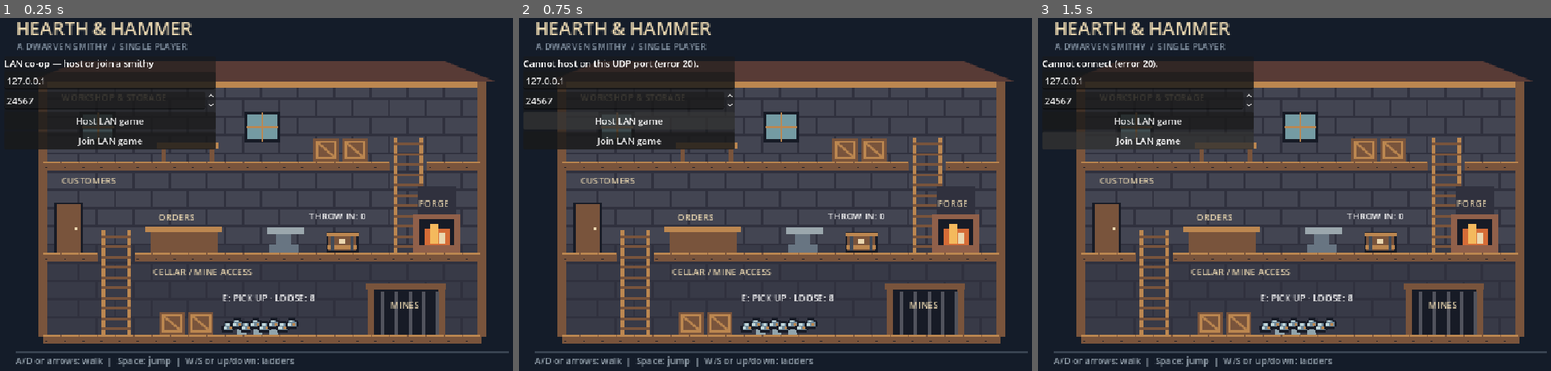
Above: before the commit, frames 1-3 (left to right).
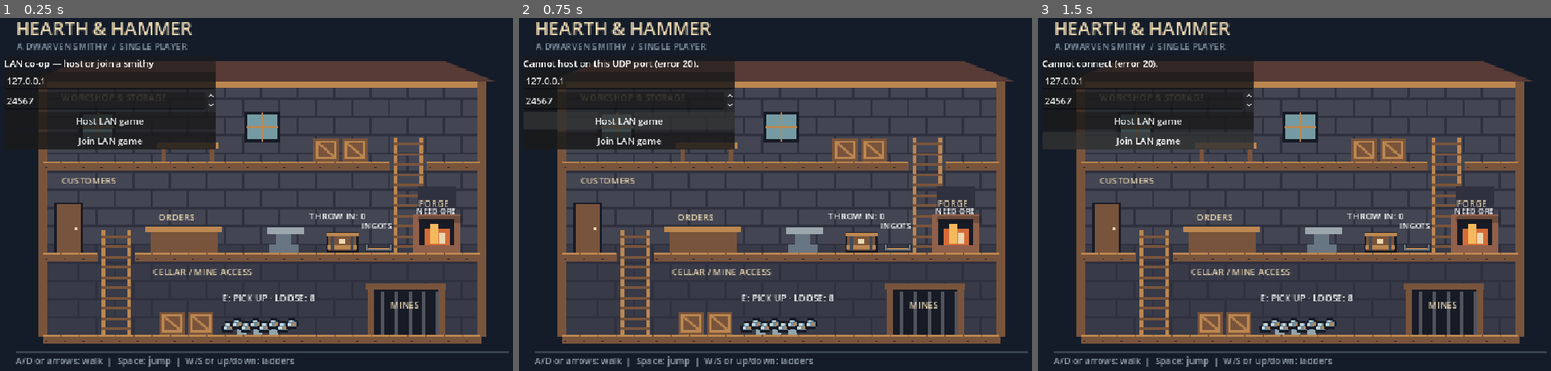
Above: after the commit, the same moments.

Repository: CobaltJT/testproj
Game: Godot game, scene res://scenes/session.tscn
Two runs of this game, one before a commit and one after it. Both use one fixed random seed, a clock stepped at 60 frames per second and the inputs below.
Inputs:
- Up to frame 1 (0.25 s): no input
- Up to frame 2 (0.75 s): click "Host LAN game" at 0.5 s
- Up to frame 3 (1.5 s): click "Join LAN game" at 1.25 s

The runs differ from the first frame. In frame 1, 0.3% of the frame differs, in the area x 70-90%, y 53-67%; in frame 2, 0.3%; in frame 3, 0.3%.

Commit message:
Add five-second shared forge jobs and physical ingot output

Diff:
--- /dev/null
+++ b/assets/textures/ingot.svg
@@ -0,0 +1 @@
+<svg xmlns="http://www.w3.org/2000/svg" width="12" height="10" viewBox="0 0 12 10" shape-rendering="crispEdges"><path fill="#171b26" d="M3 1h6l3 6v2H0V7z"/><path fill="#91aeb7" d="M3 2h6l2 5H1z"/><path fill="#d5e7e6" d="M3 2h6v2H3z"/><path fill="#566e82" d="M1 7h10v1H1z"/></svg>
--- /dev/null
+++ b/assets/textures/output_tray.svg
@@ -0,0 +1 @@
+<svg xmlns="http://www.w3.org/2000/svg" width="24" height="7" viewBox="0 0 24 7" shape-rendering="crispEdges"><path fill="#171b26" d="M0 0h3v3h18V0h3v7H0z"/><path fill="#687582" d="M1 1h1v3h20V1h1v5H1z"/><path fill="#bc8750" d="M3 4h18v1H3z"/></svg>
--- /dev/null
+++ b/scenes/forge_station.tscn
@@ -0,0 +1,35 @@
+[gd_scene load_steps=3 format=3]
+[ext_resource type="Texture2D" path="res://assets/textures/output_tray.svg" id="1"]
+[sub_resource type="RectangleShape2D" id="Tray"]
+size = Vector2(24, 3)
+[node name="ForgeStation" type="Node2D"]
+[node name="WorkLabel" type="Label" parent="."]
+offset_left = 375.0
+offset_top = 174.0
+theme_override_font_sizes/font_size = 7
+text = "HOLD E · 5s"
+mouse_filter = 2
+[node name="Progress" type="ProgressBar" parent="."]
+offset_left = 376.0
+offset_top = 184.0
+offset_right = 416.0
+offset_bottom = 190.0
+max_value = 5.0
+show_percentage = false
+mouse_filter = 2
+[node name="Tray" type="Sprite2D" parent="."]
+position = Vector2(342, 211.5)
+texture_filter = 1
+texture = ExtResource("1")
+[node name="TrayLabel" type="Label" parent="."]
+offset_left = 327.0
+offset_top = 187.0
+theme_override_font_sizes/font_size = 7
+text = "INGOTS"
+mouse_filter = 2
+[node name="TrayBody" type="StaticBody2D" parent="."]
+collision_layer = 8
+collision_mask = 4
+[node name="Shape" type="CollisionShape2D" parent="TrayBody"]
+position = Vector2(342, 212.5)
+shape = SubResource("Tray")
--- /dev/null
+++ b/scripts/forge_state.gd
@@ -0,0 +1,36 @@
+extends RefCounted
+## One shared job. Work time advances once per host tick, regardless of helpers.
+const DURATION := 5.0
+var piece := -1
+var progress := 0.0
+var worker := 0
+
+func step(delta: float, eligible: Array[int], ore: RefCounted) -> Dictionary:
+	var result := {"started": -1, "finished": -1}
+	if worker not in eligible:
+		worker = eligible[0] if not eligible.is_empty() else 0
+	if worker == 0:
+		return result
+	if piece == -1:
+		piece = ore.begin_smelting()
+		if piece == -1:
+			worker = 0
+			return result
+		result.started = piece
+	if piece != -1:
+		progress = minf(DURATION, progress + delta)
+		if progress >= DURATION - 0.00001:
+			result.finished = piece
+			ore.finish_smelting(piece)
+			piece = -1
+			progress = 0.0
+			worker = 0
+	return result
+
+func snapshot() -> Dictionary:
+	return {"piece": piece, "progress": progress, "worker": worker}
+
+func restore(state: Dictionary) -> void:
+	piece = state.piece
+	progress = state.progress
+	worker = state.worker
--- a/scripts/ore_state.gd
+++ b/scripts/ore_state.gd
@@ -5,11 +5,15 @@
 
 func _init() -> void:
 	for id in range(INITIAL_ORE):
-		pieces[id] = {"owner": 0, "stored": false}
+		pieces[id] = {"owner": 0, "stored": false, "processing": false, "kind": "ore"}
 
 var available: int:
 	get:
-		return INITIAL_ORE - deposited - carriers.size()
+		var count := 0
+		for id in pieces:
+			if is_loose(id):
+				count += 1
+		return count
 var deposited: int:
 	get:
 		var count := 0
@@ -32,7 +36,7 @@
 	return -1
 
 func is_loose(id: int) -> bool:
-	return pieces.has(id) and pieces[id].owner == 0 and not pieces[id].stored
+	return pieces.has(id) and pieces[id].owner == 0 and not pieces[id].stored and not pieces[id].processing
 
 func pickup(player: int, id: int) -> bool:
 	if player <= 0 or carried_by(player) != -1 or not is_loose(id):
@@ -47,7 +51,7 @@
 	return id
 
 func store(id: int) -> bool:
-	if not is_loose(id):
+	if not is_loose(id) or pieces[id].kind != "ore":
 		return false
 	pieces[id].stored = true
 	return true
@@ -57,3 +61,16 @@
 
 func restore(state: Dictionary) -> void:
 	pieces = state.duplicate(true)
+
+func begin_smelting() -> int:
+	for id in pieces:
+		if pieces[id].stored and pieces[id].kind == "ore":
+			pieces[id].stored = false
+			pieces[id].processing = true
+			return id
+	return -1
+
+func finish_smelting(id: int) -> void:
+	if pieces.has(id) and pieces[id].processing:
+		pieces[id].processing = false
+		pieces[id].kind = "ingot"
--- a/scripts/session.gd
+++ b/scripts/session.gd
@@ -4,6 +4,14 @@
 const WORLD = preload("res://scenes/smithy.tscn")
 const ORE_STATE = preload("res://scripts/ore_state.gd")
 const ORE_BODY = preload("res://scenes/ore_piece.tscn")
+const FORGE_STATE = preload("res://scripts/forge_state.gd")
+const ORE_TEXTURE = preload("res://assets/textures/ore.svg")
+const INGOT_TEXTURE = preload("res://assets/textures/ingot.svg")
+const FORGE_POSITION := Vector2(393, 216)
+const OUTPUT_POSITION := Vector2(342, 197)
+var forge = FORGE_STATE.new()
+var forge_station: Node2D
+var work_held: Dictionary = {}
 var ore = ORE_STATE.new()
 var ore_bodies: Dictionary = {}
 var throw_grace: Dictionary = {}
@@ -29,6 +37,8 @@
 	world.get_node("Player").free()
 	stations = preload("res://scenes/ore_stations.tscn").instantiate()
 	world.add_child(stations)
+	forge_station = preload("res://scenes/forge_station.tscn").instantiate()
+	world.add_child(forge_station)
 	reset_ore(false)
 	var layer := CanvasLayer.new()
 	add_child(layer)
@@ -125,6 +135,7 @@
 	spawn_player.rpc(id, Vector2(210 + (players.size() % 6) * 22, 216))
 	receive_ore.rpc_id(id, ore.snapshot())
 	receive_ore_motion.rpc_id(id, ore_motion())
+	receive_forge.rpc_id(id, forge.snapshot())
 
 @rpc("authority", "call_local", "reliable")
 func spawn_player(id: int, at: Vector2) -> void:
@@ -150,7 +161,7 @@
 	refresh_ore()
 	update_status()
 
-func _physics_process(_delta: float) -> void:
+func _physics_process(delta: float) -> void:
 	if not active or not players.has(multiplayer.get_unique_id()):
 		return
 	if Input.is_action_just_pressed("throw_ore") or Input.is_action_just_pressed("drop_ore"):
@@ -169,10 +180,13 @@
 	var climb := Input.is_action_pressed("climb_up") or Input.is_action_pressed("climb_down")
 	if multiplayer.is_server():
 		step_ore()
+		work_held[1] = Input.is_action_pressed("interact")
 		apply_controls(1, axis, jump, climb)
 		for id in last_input:
 			if Time.get_ticks_msec() - last_input[id] > 500 and players.has(id):
 				apply_controls(id, Vector2.ZERO, false, false)
+				work_held[id] = false
+		step_forge(delta)
 		tick += 1
 		if tick % 3 == 0:
 			var state: Array = []
@@ -181,8 +195,9 @@
 				state.append([id, dwarf.position, dwarf.velocity, dwarf.climbing, dwarf.sprite.flip_h])
 			receive_state.rpc(state)
 			receive_ore_motion.rpc(ore_motion())
+			receive_forge.rpc(forge.snapshot())
 	else:
-		send_controls.rpc_id(1, axis, jump, climb)
+		send_controls.rpc_id(1, axis, jump, climb, Input.is_action_pressed("interact"))
 
 func apply_controls(id: int, axis: Vector2, jump: bool, climb: bool) -> void:
 	players[id].controls = axis
@@ -190,7 +205,7 @@
 	players[id].climb_held = climb
 
 @rpc("any_peer", "call_remote", "unreliable_ordered", 1)
-func send_controls(axis: Vector2, jump: bool, climb: bool) -> void:
+func send_controls(axis: Vector2, jump: bool, climb: bool, work: bool) -> void:
 	if not multiplayer.is_server() or not axis.is_finite():
 		return
 	var id := multiplayer.get_remote_sender_id()
@@ -198,6 +213,7 @@
 		return
 	apply_controls(id, axis.clamp(Vector2(-1, -1), Vector2.ONE), jump, climb)
 	last_input[id] = Time.get_ticks_msec()
+	work_held[id] = work
 
 @rpc("authority", "call_remote", "unreliable_ordered", 2)
 func receive_state(state: Array) -> void:
@@ -221,6 +237,7 @@
 		players[id].free()
 		players.erase(id)
 	last_input.erase(id)
+	work_held.erase(id)
 	last_interaction.erase(id)
 	update_status()
 
@@ -255,10 +272,12 @@
 	if now - last_interaction.get(id, -1000) < 150:
 		return
 	last_interaction[id] = now
-	var message := "E: pick up nearby ore · F: throw · Q: drop"
+	var message := "E: pick up · F: throw · Q: drop · Hold E at forge: work"
+	if near_forge(players[id]):
+		message = "Hold E with empty hands to forge an ingot (5 seconds)."
 	if id in ore.carriers:
 		message = "F: throw toward the bin · Q: drop"
-	else:
+	elif not near_forge(players[id]):
 		var nearest := -1
 		var distance := 24.0
 		for piece_id in ore_bodies:
@@ -287,17 +306,22 @@
 	hint.text = message
 
 func refresh_ore() -> void:
+	refresh_forge()
 	stations.get_node("SupplyLabel").text = "E: PICK UP · LOOSE: %s" % ore.available
 	stations.get_node("BinLabel").text = "THROW IN: %s" % ore.deposited
 	for piece_id in ore_bodies:
 		var body: RigidBody2D = ore_bodies[piece_id]
 		var loose: bool = ore.is_loose(piece_id)
+		body.get_node("Sprite2D").texture = INGOT_TEXTURE if ore.pieces[piece_id].kind == "ingot" else ORE_TEXTURE
 		body.visible = loose
 		body.freeze = not loose or not (active and multiplayer.is_server())
 		body.collision_layer = 4 if loose and multiplayer.is_server() else 0
 		body.collision_mask = 13 if loose and multiplayer.is_server() else 0
 	for id in players:
-		players[id].get_node("CarriedOre").visible = id in ore.carriers
+		var carried: int = ore.carried_by(id)
+		players[id].get_node("CarriedOre").visible = carried != -1
+		if carried != -1:
+			players[id].get_node("CarriedOre").texture = INGOT_TEXTURE if ore.pieces[carried].kind == "ingot" else ORE_TEXTURE
 
 func reset_ore(simulate: bool) -> void:
 	for body in ore_bodies.values():
@@ -306,6 +330,9 @@
 	throw_grace.clear()
 	hit_cooldowns.clear()
 	ore = ORE_STATE.new()
+	forge = FORGE_STATE.new()
+	work_held.clear()
+	refresh_forge()
 	for id in ore.pieces:
 		var body: RigidBody2D = ORE_BODY.instantiate()
 		body.name = "Ore_%s" % id
@@ -392,3 +419,38 @@
 	# Update the physics transform as well when releasing a formerly frozen body.
 	PhysicsServer2D.body_set_state(body.get_rid(), PhysicsServer2D.BODY_STATE_TRANSFORM, body.global_transform)
 	PhysicsServer2D.body_set_state(body.get_rid(), PhysicsServer2D.BODY_STATE_LINEAR_VELOCITY, motion)
+
+func near_forge(dwarf: CharacterBody2D) -> bool:
+	return absf(dwarf.position.x - FORGE_POSITION.x) <= 23 and absf(dwarf.position.y - FORGE_POSITION.y) <= 6
+
+func step_forge(delta: float) -> void:
+	var eligible: Array[int] = []
+	for id in players:
+		var dwarf = players[id]
+		if work_held.get(id, false) and near_forge(dwarf) and dwarf.is_on_floor() and not dwarf.climbing and dwarf.hit_stun == 0 and dwarf.controls.is_zero_approx() and not dwarf.jump_held and ore.carried_by(id) == -1:
+			eligible.append(id)
+	eligible.sort()
+	var result: Dictionary = forge.step(delta, eligible, ore)
+	if result.finished != -1:
+		var body: RigidBody2D = ore_bodies[result.finished]
+		position_ore(body, OUTPUT_POSITION, Vector2(0, 20))
+		body.angular_velocity = 0
+	if result.started != -1 or result.finished != -1:
+		receive_ore.rpc(ore.snapshot())
+		receive_ore_motion.rpc(ore_motion())
+		receive_forge.rpc(forge.snapshot())
+	refresh_forge()
+
+@rpc("authority", "call_remote", "reliable")
+func receive_forge(state: Dictionary) -> void:
+	forge.restore(state)
+	refresh_forge()
+
+func refresh_forge() -> void:
+	forge_station.get_node("Progress").value = forge.progress
+	var text := "HOLD E · 5s"
+	if forge.piece != -1:
+		text = "%s %.1f/5s" % ["WORK" if forge.worker != 0 else "PAUSED", forge.progress]
+	elif ore.deposited == 0:
+		text = "NEED ORE"
+	forge_station.get_node("WorkLabel").text = text
--- /dev/null
+++ b/tests/forge.gd
@@ -0,0 +1,36 @@
+extends SceneTree
+const ORE = preload("res://scripts/ore_state.gd")
+const FORGE = preload("res://scripts/forge_state.gd")
+var failures := 0
+func check(ok: bool, message: String) -> void:
+	if ok:
+		print("PASS forge: ", message)
+	else:
+		failures += 1
+		push_error(message)
+func _initialize() -> void:
+	var ore = ORE.new()
+	var forge = FORGE.new()
+	var helpers: Array[int] = [1, 2]
+	var nobody: Array[int] = []
+	var second: Array[int] = [2]
+	forge.step(1, helpers, ore)
+	check(forge.piece == -1 and forge.progress == 0, "Empty bin cannot start a job")
+	ore.store(0)
+	ore.store(1)
+	forge.step(2, helpers, ore)
+	check(forge.piece == 0 and ore.deposited == 1 and ore.pieces[0].processing and forge.progress == 2, "Two workers reserve one ore and advance at single speed")
+	forge.step(30, nobody, ore)
+	check(forge.progress == 2 and forge.worker == 0 and ore.deposited == 1, "Release pauses work without consuming more ore")
+	forge.step(2.9, second, ore)
+	check(forge.worker == 2 and is_equal_approx(forge.progress, 4.9) and ore.pieces[0].kind == "ore", "Another player resumes; 4.9 seconds does not finish")
+	var result: Dictionary = forge.step(0.1, second, ore)
+	check(result.finished == 0 and ore.pieces[0].kind == "ingot" and ore.is_loose(0) and forge.piece == -1, "Exactly five seconds produces one physical output identity")
+	check(not ore.store(0), "Finished ingots cannot be fed back into the ore bin")
+	check(ore.pieces.size() == 8 and ore.deposited == 1, "Conversion preserves material identity and remaining stock")
+	forge.step(1, second, ore)
+	var copy = FORGE.new()
+	copy.restore(forge.snapshot())
+	check(copy.piece == 1 and copy.progress == 1 and copy.worker == 2, "Snapshot preserves active job for late joiners")
+	print("FORGE RESULT: ", failures, " failures")
+	quit(1 if failures else 0)
--- /dev/null
+++ b/tests/forge_physics.gd
@@ -0,0 +1,59 @@
+extends SceneTree
+var session: Node
+var failures := 0
+func check(ok: bool, message: String) -> void:
+	if ok:
+		print("PASS forge physics: ", message)
+	else:
+		failures += 1
+		push_error(message)
+func frames(count: int) -> void:
+	for i in range(count):
+		await physics_frame
+		await process_frame
+func _initialize() -> void:
+	call_deferred("run")
+func run() -> void:
+	session = load("res://scenes/session.tscn").instantiate()
+	root.add_child(session)
+	session.host_game()
+	var dwarf = session.players[1]
+	session.ore.store(0)
+	session.refresh_ore()
+	Input.action_press("interact")
+	await frames(10)
+	check(session.forge.piece == -1, "Holding E away from forge does not spend ore")
+	Input.action_release("interact")
+	dwarf.position = Vector2(400, 216)
+	dwarf.velocity = Vector2.ZERO
+	await frames(5)
+	Input.action_press("interact")
+	await frames(120)
+	Input.action_release("interact")
+	await frames(3)
+	var paused: float = session.forge.progress
+	check(paused > 1.9 and paused < 2.2 and session.ore.deposited == 0, "Actual hold E reserves ore and advances in seconds")
+	await frames(30)
+	check(session.forge.progress == paused and session.forge.worker == 0, "Actual E release pauses progress")
+	session.spawn_player(2, Vector2(400, 216))
+	await frames(3)
+	session.work_held[2] = true
+	await frames(190)
+	check(session.ore.pieces[0].kind == "ingot" and session.forge.piece == -1, "Another dwarf completes paused job")
+	var body: RigidBody2D = session.ore_bodies[0]
+	await frames(60)
+	var at: Vector2 = session.world.to_local(body.global_position)
+	check(body.visible and not body.freeze and absf(at.x - 342) < 5 and at.y > 200 and at.y < 213, "Physical ingot lands on output tray")
+	check(body.get_node("Sprite2D").texture == session.INGOT_TEXTURE, "Output uses ingot image texture")
+	dwarf.position = Vector2(342, 216)
+	dwarf.velocity = Vector2.ZERO
+	await frames(5)
+	session.interact_for(1)
+	check(session.ore.carried_by(1) == 0 and dwarf.get_node("CarriedOre").texture == session.INGOT_TEXTURE, "Finished ingot can be picked up")
+	session.release_ore(1, true)
+	await frames(30)
+	check(session.ore.is_loose(0) and body.visible, "Finished ingot can be dropped as a physics object")
+	session.disconnect_game("Done")
+	check(session.forge.piece == -1 and session.forge.progress == 0 and session.ore.pieces[0].kind == "ore", "New session resets forge and materials")
+	print("FORGE PHYSICS RESULT: ", failures, " failures")
+	quit(1 if failures else 0)
--- a/tests/multiplayer.gd
+++ b/tests/multiplayer.gd
@@ -105,6 +105,33 @@
 	check(session.ore.available + session.ore.deposited + session.ore.carriers.size() == 8, "All peers conserve the shared ore total")
 	var shared_total := await until(func(): return session.ore.deposited == 3 and session.ore.carriers.is_empty())
 	check(shared_total and session.stations.get_node("BinLabel").text == "THROW IN: 3", "Every peer sees all three deposits and the same bin count")
+	await walk_to(dwarf, 400)
+	if role == "host":
+		await frames(30)
+		Input.action_press("interact")
+		await frames(120)
+		Input.action_release("interact")
+		await frames(5)
+		check(session.forge.progress > 1.9 and session.forge.progress < 2.2 and session.ore.deposited == 2, "Host starts one five-second job and pauses after two seconds")
+		var handed_off := await until(func(): return session.forge.progress >= 4.0 and session.forge.worker == 0)
+		check(handed_off and ingot_id() == -1 and session.ore.deposited == 2, "Clients resume at single-worker speed without spending extra ore")
+		Input.action_press("interact")
+	else:
+		var paused := await until(func(): return session.forge.progress > 1.8 and session.forge.worker == 0)
+		check(paused, "Paused forge progress replicates to client")
+		Input.action_press("interact")
+		await frames(130)
+		Input.action_release("interact")
+		check(ingot_id() == -1 and session.ore.deposited == 2, "Two clients holding E cannot finish early or consume twice")
+	var forged := await until(func(): return ingot_id() != -1)
+	Input.action_release("interact")
+	await frames(30)
+	check(forged and session.ore.deposited == 2 and session.forge.piece == -1, "One completed job produces one replicated ingot")
+	if forged:
+		var output: RigidBody2D = session.ore_bodies[ingot_id()]
+		check(output.visible and output.get_node("Sprite2D").texture == session.INGOT_TEXTURE, "Every peer displays physical ingot output")
+		check(is_equal_approx(session.forge_station.get_node("Progress").value, session.forge.progress), "Progress bar follows shared forge state")
+	await walk_to(dwarf, 200)
 	if role == "host":
 		# Let the last thrower return to the waiting area, then create an impact.
 		await frames(90)
@@ -150,3 +177,9 @@
 	await frames(2)
 	Input.action_release("interact")
 	await frames(10)
+
+func ingot_id() -> int:
+	for piece_id in session.ore.pieces:
+		if session.ore.pieces[piece_id].kind == "ingot":
+			return piece_id
+	return -1
Not shown, added: assets/textures/ingot.svg.import
Not shown, added: assets/textures/output_tray.svg.import
Not shown, added: scripts/forge_state.gd.uid
Not shown, added: tests/forge.gd.uid
Not shown, added: tests/forge_physics.gd.uid
Not shown, changed: tools/check.sh
